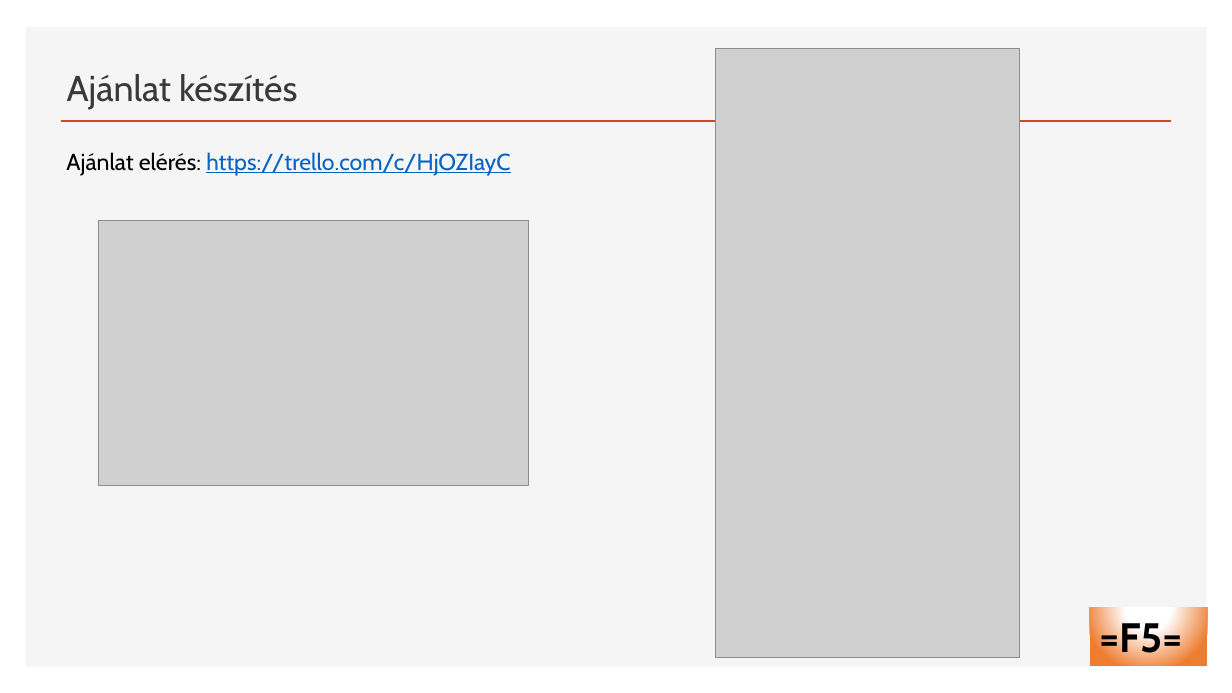
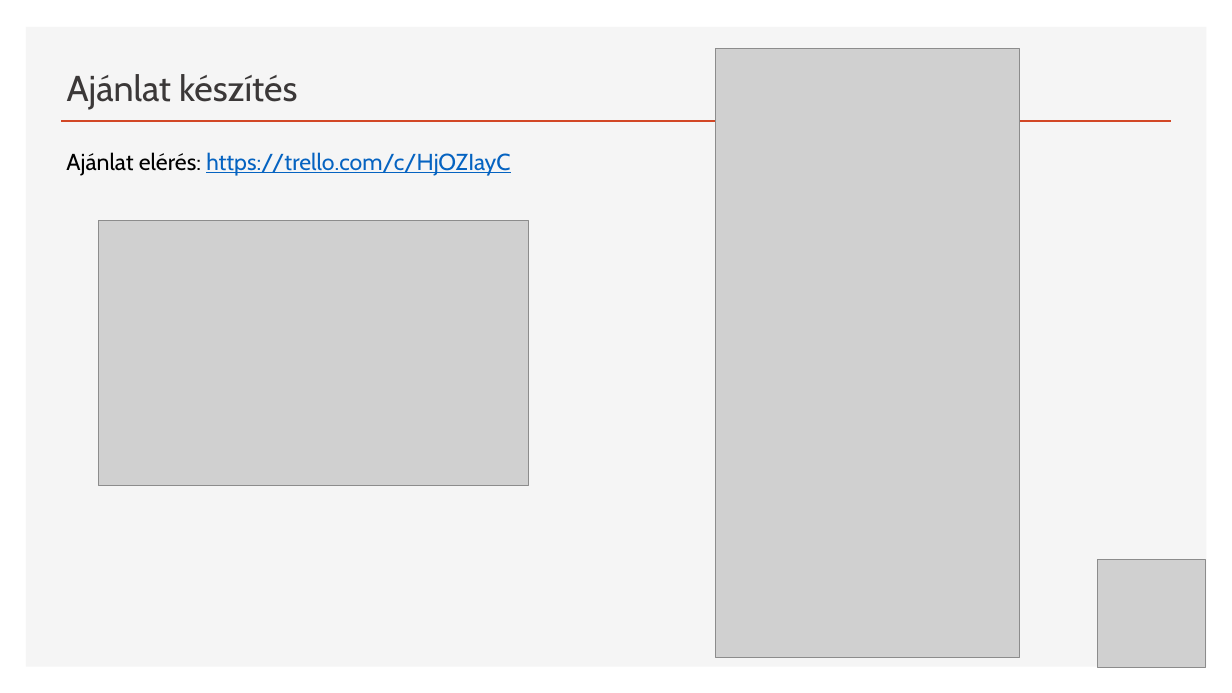
Before and after one commit to nikolettkoch/IKTProjectmunka_F5Team, a slide deck: slide 11 of F5 team bemutató.pptx (slide 5 before the commit). Drawn at 1232x693 pixels with LibreOffice and Linux fonts; fonts in the diff are those of the drawing; grey boxes stand for pictures. Boxes give left, top, right and bottom in pixels: in the first picture for what was removed or moved away, otherwise in the second. Text is boxed around its words. In the diff, an @@ line names an element or a change of style, - is before the commit and + after.

```diff
--- a/F5 team bemutató.pptx
+++ b/F5 team bemutató.pptx
@@ picture added at box(1098, 560, 1206, 667) @@
@@ rectangle removed at box(1091, 608, 1208, 666) @@
-=F5=
```
Also in this commit, not shown: 5 other slides changed, 7 slides added, 1 other file.
